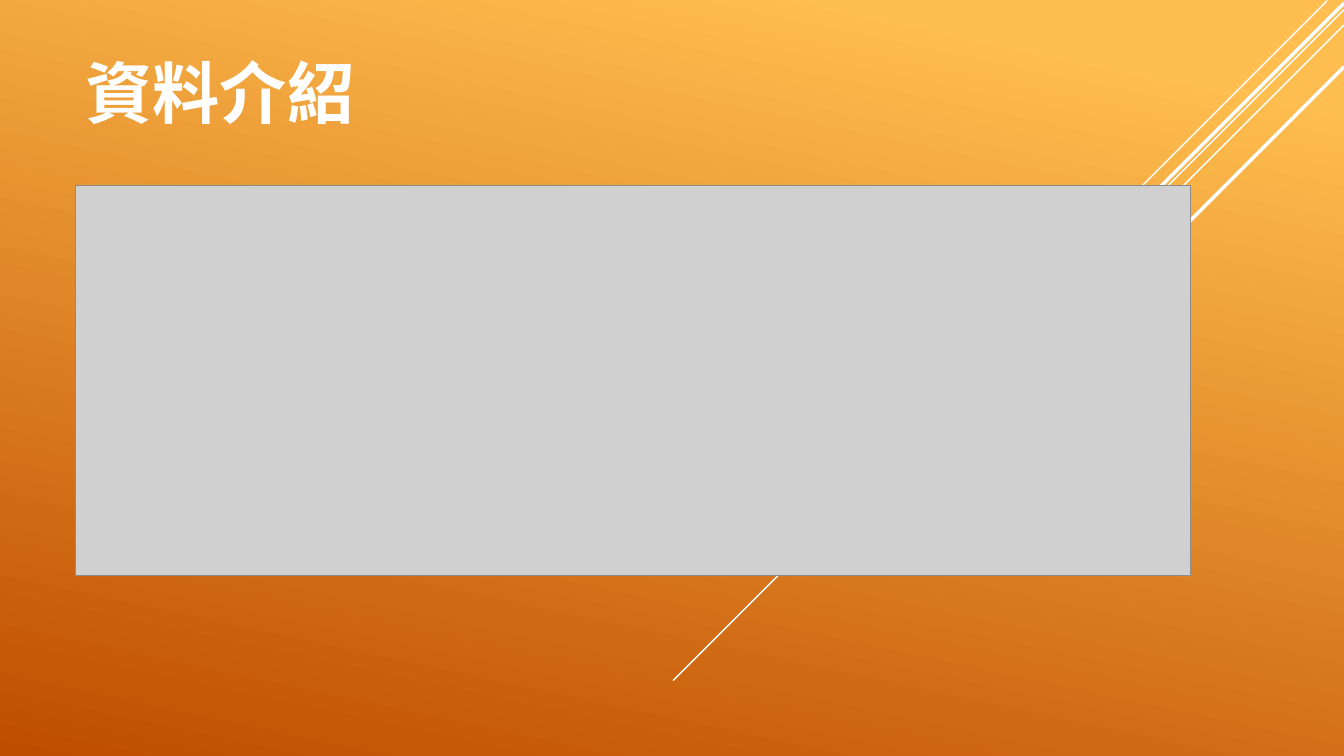
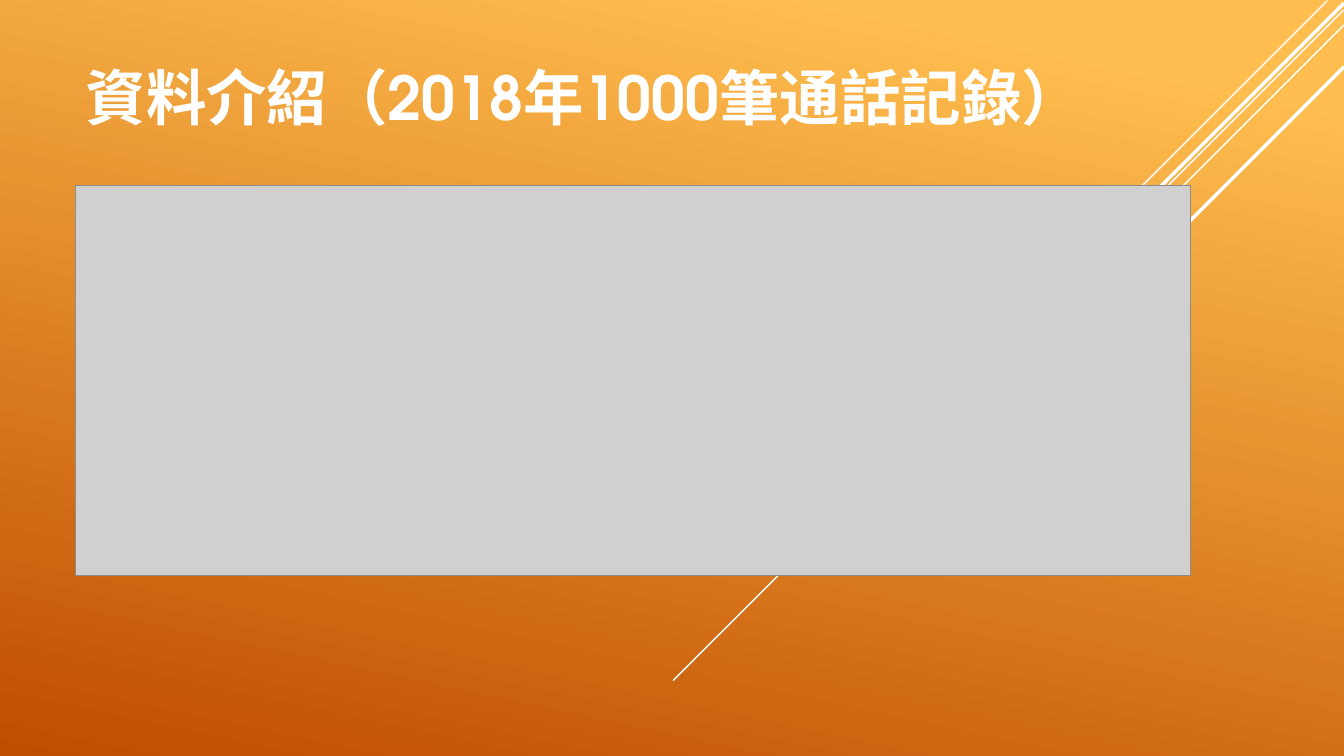
Before and after one commit to EvaXunHsu/Fintech-Course, a slide deck: slide 2 of Final/金融科技-文字探勘與機器學習.pptx. Drawn at 1344x756 pixels with LibreOffice and Linux fonts; fonts in the diff are those of the drawing; grey boxes stand for pictures. Boxes give left, top, right and bottom in pixels: in the first picture for what was removed or moved away, otherwise in the second. Text is boxed around its words. In the diff, an @@ line names an element or a change of style, - is before the commit and + after.

```diff
--- a/Final/金融科技-文字探勘與機器學習.pptx
+++ b/Final/金融科技-文字探勘與機器學習.pptx
@@ title at [86, 68, 1083, 126]: text changed; size 48 to 43.2 pt @@
-資料介紹
+資料介紹（2018年1000筆通話記錄）
```
Also in this commit, not shown: 15 other slides changed, 3 slides added, 3 slides removed, 24 other files.
